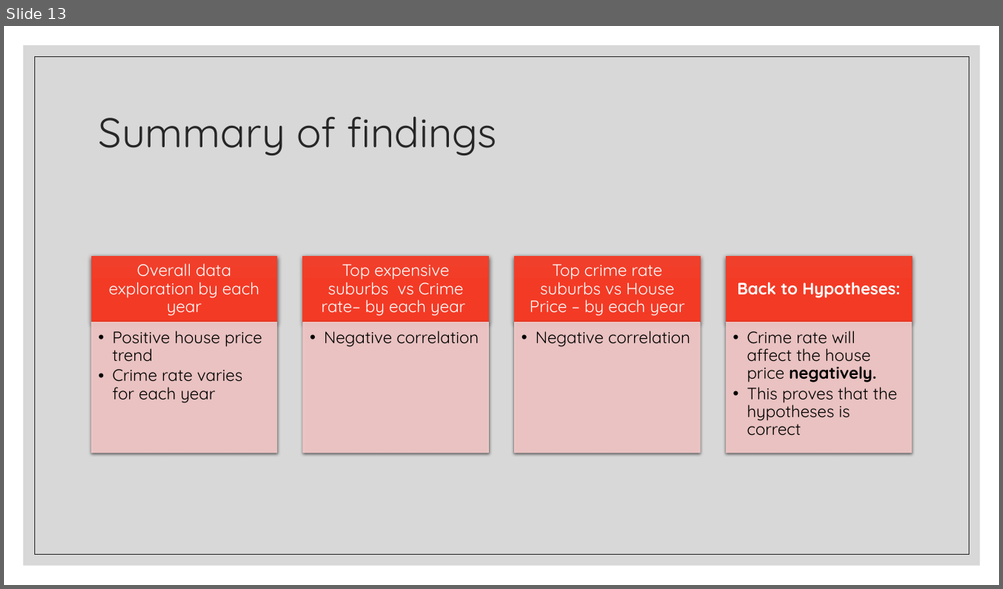
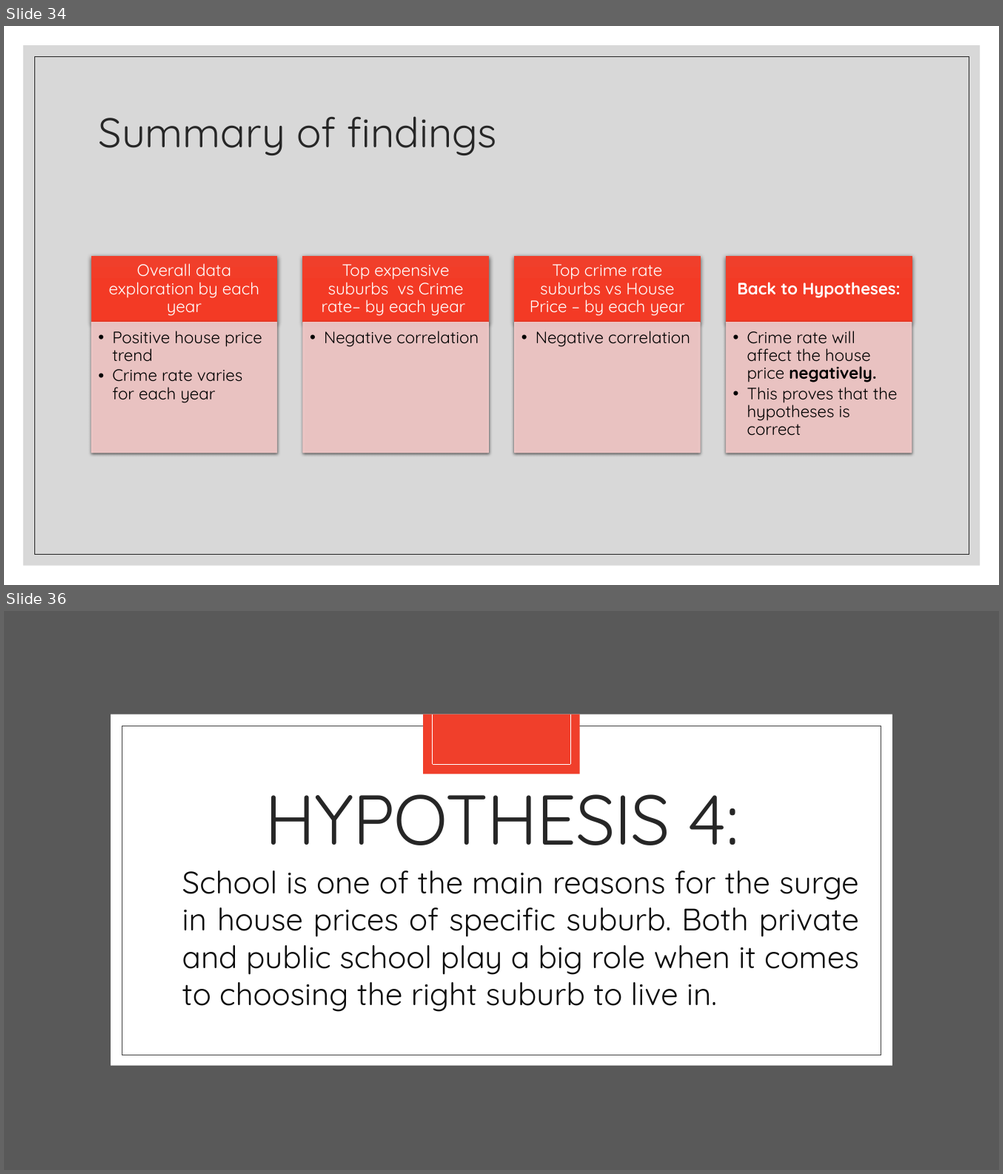
Before and after one commit to Franco1230/Data-Bootcamp-Project-1, a slide deck: Crime Rate Analysis/catherine part.pptx. Shown one above the other, each under a label of ours: slide 13 before the commit, slides 34 and 36 after it; the slides between them are not shown. The pictures are 1003x589 and 1003x1174 pixels, drawn with LibreOffice and Linux fonts; fonts in the diff are those of the drawing. Boxes give left, top, right and bottom in pixels: in the first picture for what was removed or moved away, otherwise in the second. Text is boxed around its words. In the diff, an @@ line names an element or a change of style, - is before the commit and + after.

```diff
--- a/Crime Rate Analysis/catherine part.pptx
+++ b/Crime Rate Analysis/catherine part.pptx
@@ slide 36 added at (x1=4, y1=611, x2=999, y2=1170), background #FFFFFF @@
@@ rectangle added at (x1=4, y1=611, x2=999, y2=1170), fill #595959 @@
@@ rectangle added at (x1=111, y1=715, x2=892, y2=1066), fill #FFFFFF @@
@@ rectangle added at (x1=424, y1=715, x2=580, y2=775), fill #F03F2B @@
@@ line added from (432, 715) to (432, 765), #FFFFFF 0.5 pt @@
@@ line added from (570, 715) to (570, 765), #FFFFFF 0.5 pt @@
@@ rectangle added at (x1=122, y1=726, x2=881, y2=1055), outline #404040 0.5 pt @@
@@ line added from (432, 765) to (570, 765), #FFFFFF 0.5 pt @@
@@ text added at (x1=264, y1=772, x2=739, y2=846), 68 pt, text #262626 @@
+HYPOTHESIS 4:
@@ text added at (x1=182, y1=871, x2=859, y2=1012), 30 pt, text #0D0D0D @@
+  School is one of the main reasons for the surge in house prices of specific suburb. Both private and public school play a big role when it comes to choosing the right suburb to live in.
@@ what was slide 13 is now slide 34 @@
```
Also in this commit, not shown: 4 slides changed, 22 other slides added, 5 other files.
